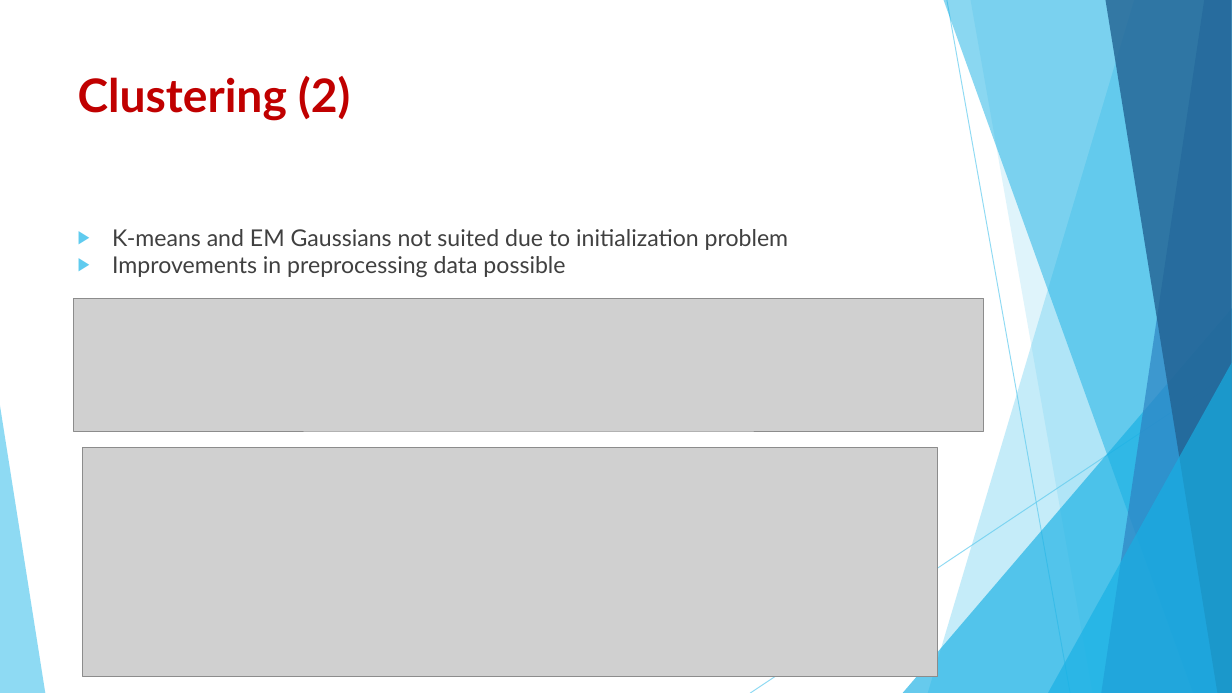
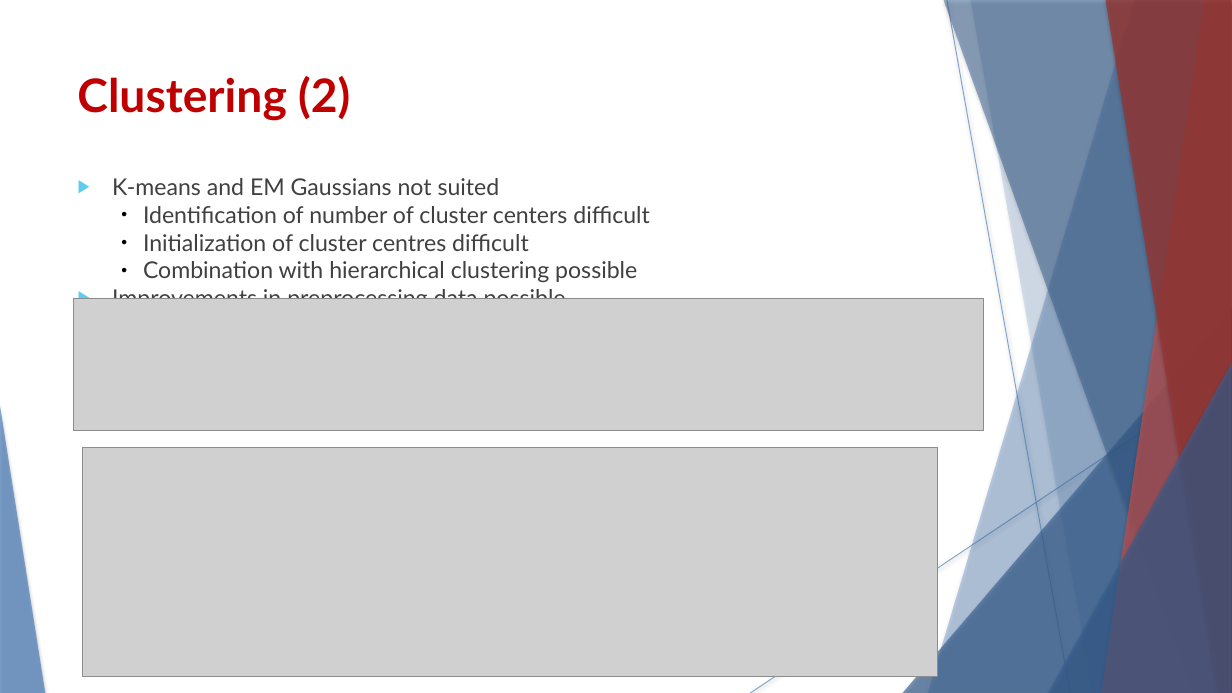
Before and after one commit to DavidS3141/HandwrittenEquationRecognizer, a slide deck: slide 5 of report/presentation/HER - Presentation.pptx. Drawn at 1232x693 pixels with LibreOffice and Linux fonts; fonts in the diff are those of the drawing; grey boxes stand for pictures. Boxes give left, top, right and bottom in pixels: in the first picture for what was removed or moved away, otherwise in the second. Text is boxed around its words. In the diff, an @@ line names an element or a change of style, - is before the commit and + after.

Commit message:
presentation add clustering drawbacks

```diff
--- a/report/presentation/HER - Presentation.pptx
+++ b/report/presentation/HER - Presentation.pptx
@@ freeform shape at (928,0,1232,693): fill #5FCBEF at 36% opacity to #4F81BD at 36% opacity; shadow on @@
@@ freeform shape at (944,0,1232,693): fill #17B0E4 at 50% opacity to #376092 at 50% opacity; shadow on @@
@@ line (947, 0) - (1070, 693): stroke #5FCBEF 0.75 pt to #4F81BD 0.74 pt @@
@@ freeform shape at (970,0,1232,693): fill #5FCBEF at 20% opacity to #4F81BD at 20% opacity; shadow on; outline redrawn @@
@@ freeform shape at (1102,0,1232,693): fill #2E83C3 at 70% opacity to #C0504D at 70% opacity; shadow on @@
@@ freeform shape at (1105,0,1232,693): fill #226292 at 80% opacity to #953735 at 80% opacity; shadow on @@
@@ text "K-means and EM Gaussians not ...": place and size @@
-text "K-means and EM Gaussians not ..." at (112,229,789,277)
+text "K-means and EM Gaussians not ..." at (112,178,650,299)
@@ text at (112,178,650,282): text changed @@
-▶ K-means and EM Gaussians not suited due to initialization problem
+▶ K-means and EM Gaussians not suited
+    ● Identification of number of cluster centers difficult
+    ● Initialization of cluster centres difficult
+    ● Combination with hierarchical clustering possible
@@ triangle at (903,308,1232,693): fill #17B0E4 at 66% opacity to #376092 at 66% opacity; shadow on @@
@@ line (1232, 372) - (750, 693): stroke #5FCBEF 0.75 pt to #4F81BD 0.74 pt @@
@@ triangle at (1048,363,1232,693): fill #17B0E4 at 66% opacity to #376092 at 66% opacity; shadow on @@
@@ triangle at (0,406,45,693): fill #5FCBEF at 70% opacity to #4F81BD at 70% opacity; shadow on @@
```
Also in this commit, not shown: 8 other slides changed.
